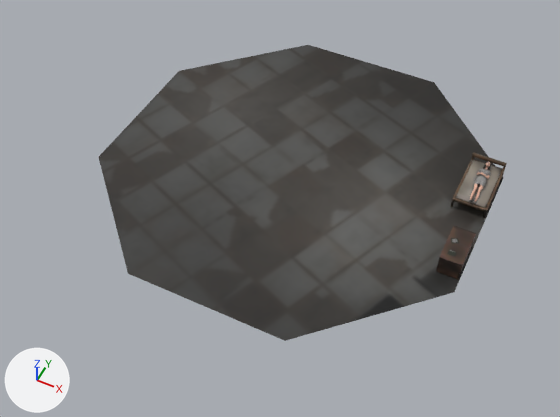
What one commit did to the glTF model src/assets/Hospital Arena.glb.
Rendered twice from a 50 mm lens placed at (8.45, -18.43, 20.36), pointed at (0.07, -1.67, -0.59). Arrows for +X, +Y and +Z are at lower left; the lights stay in place. Where no turn or scale is listed for an object, it has been applied to the vertices. Vertices at the same position are counted once.

In view in the first picture: 'Bed A', 'Desk A', 'Floor', 'Patient'.
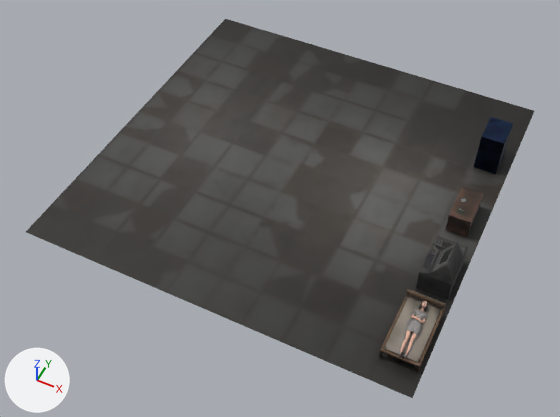
What changed in the scene script:
```text
Add img_locker:
    img_locker = load_image('Locker', '_unpacked/Locker', 128, 128, 'sRGB')
Add img_diagnostics:
    img_diagnostics = load_image('diagnostics', '_unpacked/diagnostics', 128, 128, 'sRGB')
Add mat_locker:
    mat_locker = principled_material('Locker')
    mat_locker.texture = img_locker
    mat_locker.metallic = 1.0
    mat_locker.roughness = 0.492
Add mat_diagnostics:
    mat_diagnostics = principled_material('Diagnostics')
    mat_diagnostics.texture = img_diagnostics
    mat_diagnostics.roughness = 0.871
Change me_circle:
    used by ob_floor; location = (0.0, 0.0, 0.0)
    remove me_circle.from_pydata(...)  # 9 vertices, 8 faces; spans x -6.91..6.91, y -6.91..6.91, z 0.0
    add me_circle.from_pydata(...)  # 4 vertices, 2 faces; spans x -1.0..1.0, y -1.0..1.0, z 0.0
    me_circle part 1: the whole mesh is rebuilt
Add me_cube_001:
    me_cube_001.from_pydata(...)  # a box spanning x -0.42..0.42, y -0.59..0.59, z 0.0..1.53
    me_cube_001.materials.append(mat_locker)  # picture img_locker
Add me_cube:
    me_cube.from_pydata(...)  # 16 vertices, 28 faces; spans x -0.79..0.28, y -0.84..0.84, z 0.0..1.54
    me_cube.materials.append(mat_diagnostics)  # picture img_diagnostics
Change ob_floor:
    ob_floor.scale: (1.0, 1.0, 1.0) -> (7.0, 7.0, 7.0)
Change ob_bed_a:
    ob_bed_a.location: (6.26, 1.7, 0.0) -> (6.26, -5.07, 0.0)
Change ob_desk_a:
    ob_desk_a.location: (6.49, -1.6, 0.03) -> (6.19, 0.25, 0.03)
Change ob_patient:
    ob_patient.location: (6.31, 1.7, 0.0) -> (6.31, -5.07, 0.0)
Add ob_locker:
    ob_locker = bpy.data.objects.new('Locker', me_cube_001)
    ob_locker.location = (6.19, 3.47, 0.0)
Add ob_diagnostics:
    ob_diagnostics = bpy.data.objects.new('Diagnostics', me_cube)
    ob_diagnostics.location = (6.54, -2.4, 0.0)
```

Changed parts and their boxes (x1, y1, x2, y2) in the pictures (560 x 417 px):
'Floor', reshaped, rescaled (25% wider, 28% taller): before (99, 45, 504, 341); after (26, 19, 534, 398)
'Bed A', moved: before (451, 152, 507, 219); after (379, 289, 446, 374)
'Desk A', moved: before (436, 226, 476, 280); after (445, 186, 484, 237)
'Diagnostics', added (black): after (416, 236, 468, 300)
'Locker', added: after (474, 117, 513, 174)
'Patient', moved: before (469, 161, 491, 204); after (398, 301, 428, 358)
